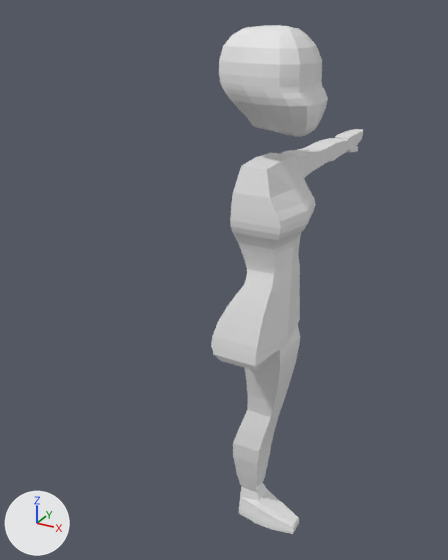
An edit to the Blender file Modelos/Cabeca.blend, drawn before and after from the same camera.
Both versions are drawn from a camera (50 mm lens) standing at (0.729, -1.619, 0.235) and looking at (-0.156, -0.01, -0.569). Every picture has the same lights, and +X, +Y and +Z are marked at lower left. The older version comes first.

In view in the first picture: 'Braco.E', 'Cabeca', 'Mao.E', 'Pe.E', 'Perna.E', 'Torax'.
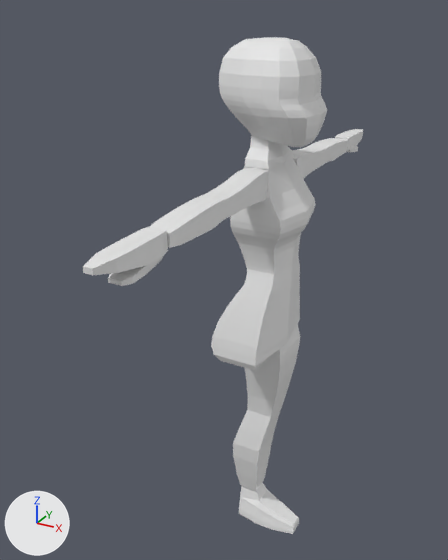
Location of each change, (x1, y1, x2, y2) in pixels of the pictures (448 x 560 px):
'Cabeca', moved
    before: (219, 25, 328, 137)
    after: (219, 37, 327, 148)
'Braco.D', added
    after: (150, 168, 269, 248)
'Mao.E', moved, turned
    before: (335, 129, 363, 152)
    after: (83, 227, 168, 286)
'Pescoço', added
    after: (245, 136, 294, 169)

The change, as a list of edits to the scene's bpy script:
```text
Add me_cubo_006:
    me_cubo_006.from_pydata(...)  # 24 vertices, 22 faces; spans x -4.16..4.86, y -4.92..4.92, z -3.62..1.0
Change ob_mao_e:
    ob_mao_e.location: (0.0, 0.634, -0.221) -> (0.0, -0.621, -0.217)
    ob_mao_e.rotation_euler: (0.0, 0.0, 0.0) -> (0.0, 0.0, 3.142)  # degrees (0, 0, 0) -> degrees (0, 0, 180)
Change ob_cabeca:
    ob_cabeca.location: (0.0, 0.0, 0.0) -> (0.0, 0.0, -0.03)
Add ob_braco_d:
    ob_braco_d = bpy.data.objects.new('Braco.D', me_cubo_003.copy())  # the mesh of ob_braco_e
    ob_braco_d.location = (0.0, -0.141, -0.203)
    ob_braco_d.rotation_euler = (0.0, 0.0, 3.142)  # degrees (0, 0, 180)
    ob_braco_d.scale = (0.054, 0.054, 0.054)
Add ob_pescoço:
    ob_pescoço = bpy.data.objects.new('Pescoço', me_cubo_006)
    ob_pescoço.location = (-0.019, 0.0, -0.106)
    ob_pescoço.scale = (0.0162, 0.024, 0.0195)
    _m = ob_pescoço.modifiers.new('Suavizar', 'SMOOTH')
    _m.iterations = 3
```
